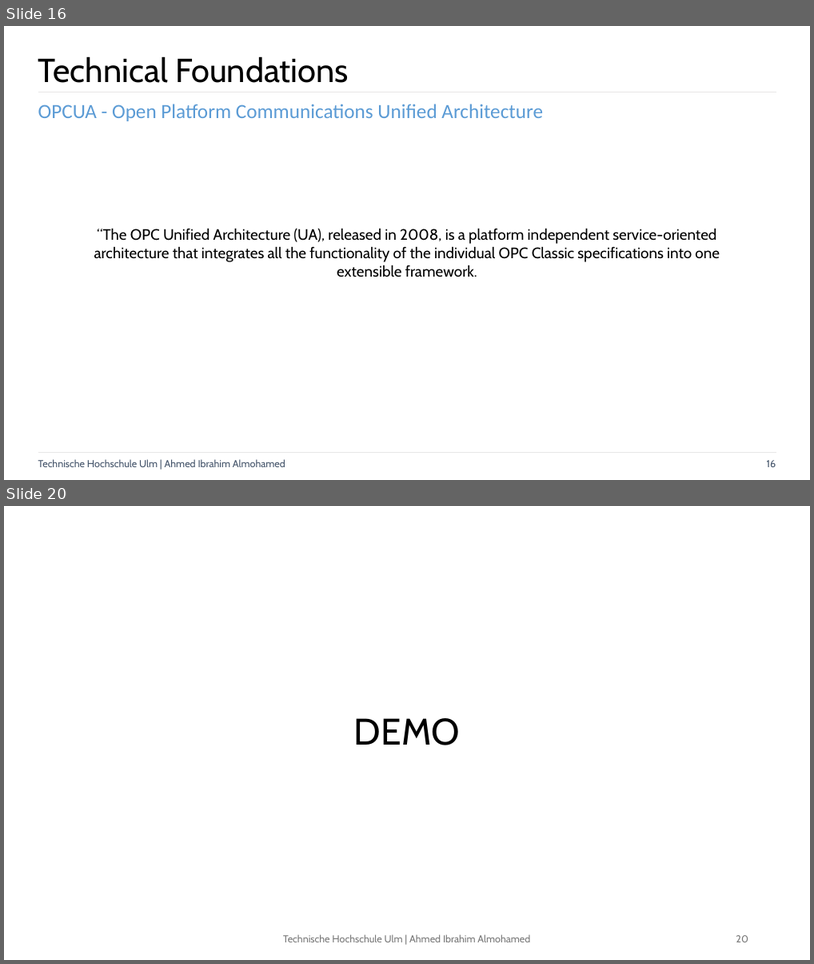
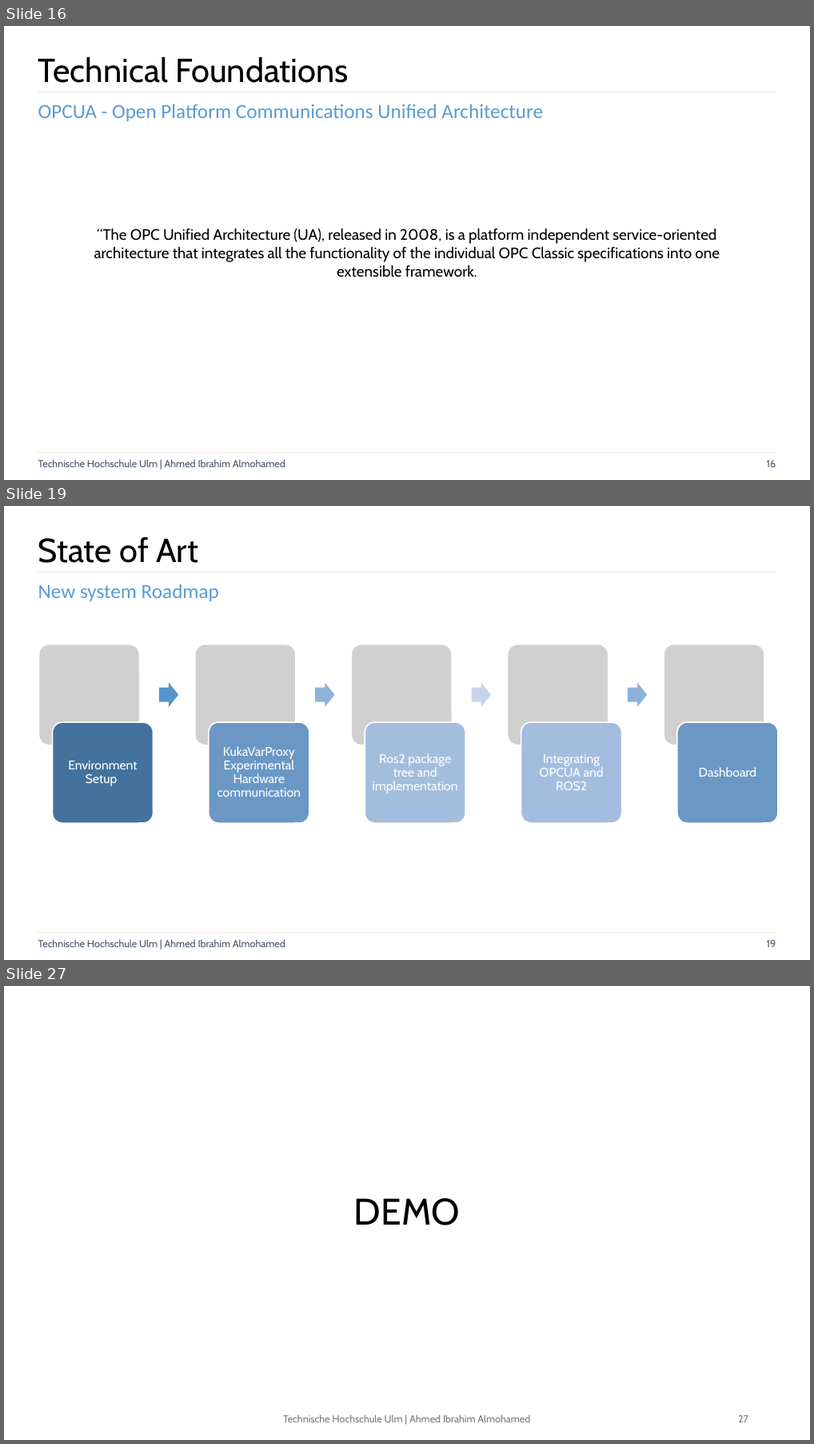
Before and after one commit to aialmohamed/MPA_KR3_Digital_Twin, a slide deck: Documents/Presentations/Meeting_21_11_2024.pptx. Shown one above the other, each under a label of ours: slides 16 and 20 before the commit, slides 16, 19 and 27 after it; the slides between them are not shown. The pictures are 814x964 and 814x1444 pixels, drawn with LibreOffice and Linux fonts; fonts in the diff are those of the drawing; grey boxes stand for pictures; background and template pictures are left out. Boxes give left, top, right and bottom in pixels: in the first picture for what was removed or moved away, otherwise in the second. Text is boxed around its words. In the diff, an @@ line names an element or a change of style, - is before the commit and + after.

```diff
--- a/Documents/Presentations/Meeting_21_11_2024.pptx
+++ b/Documents/Presentations/Meeting_21_11_2024.pptx
@@ slide 19 added at (x1=4, y1=506, x2=810, y2=960), background #FFFFFF; not listed: 3 template elements that a slide beside it also shows @@
@@ title added at (x1=38, y1=536, x2=198, y2=563), 39.6 pt, text #000000 @@
+State of Art
@@ text added at (x1=38, y1=584, x2=219, y2=601), 24 pt, text #5B9BD5 @@
+New system Roadmap
@@ group added at (x1=39, y1=644, x2=779, y2=823): 5 pictures, 5 rounded rectangles, 5 texts, 4 right arrows @@
+Environment Setup
+KukaVarProxy Experimental Hardware communication
+Ros2 package tree and implementation
+Integrating OPCUA and ROS2
+Dashboard
@@ text added at (x1=38, y1=939, x2=286, y2=947), 12 pt, text #44546A @@
+Technische Hochschule Ulm | Ahmed Ibrahim Almohamed
@@ what was slide 20 is now slide 27 @@
@@ page number at (x1=738, y1=1415, x2=749, y2=1422): text changed @@
-20
+27
```
Also in this commit, not shown: 4 slides changed, 6 other slides added.
